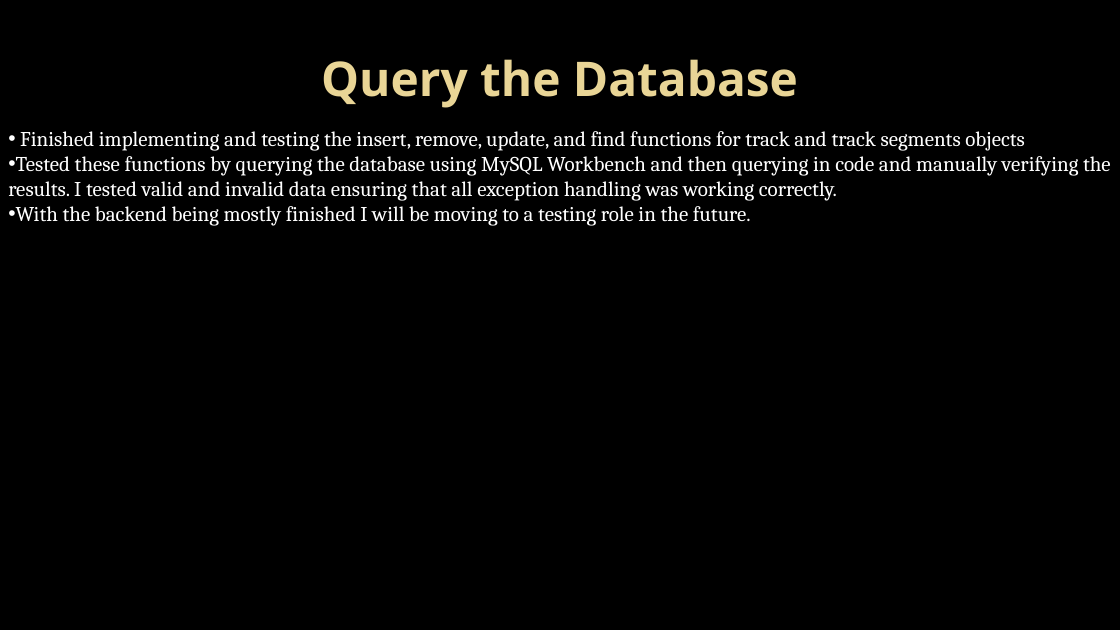
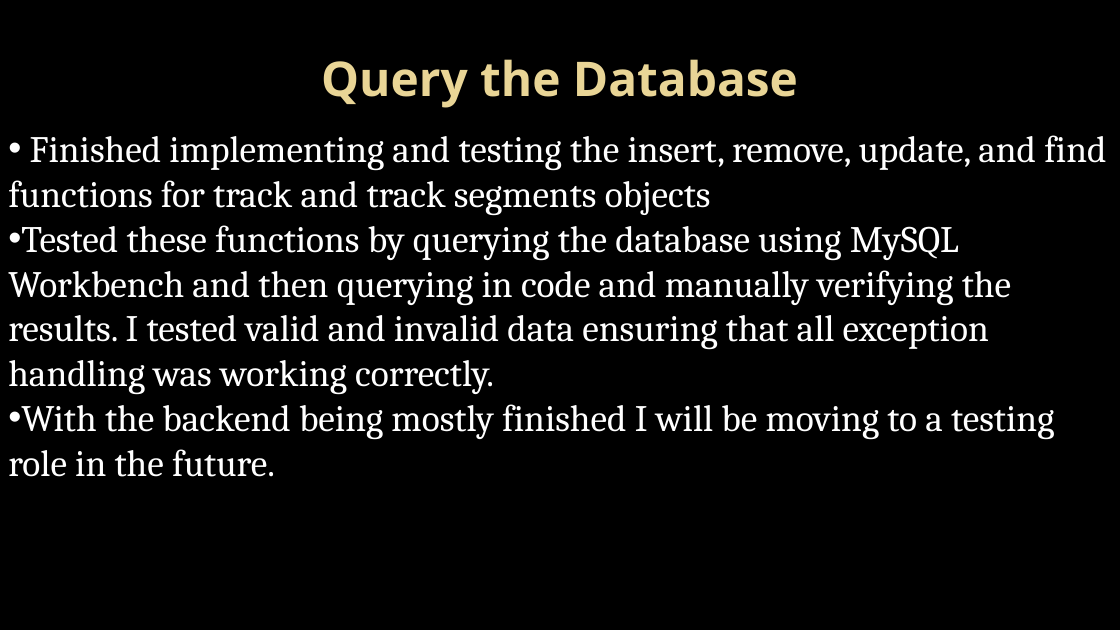
Before and after one commit to Topgun122104/SeniorProj, a slide deck: slide 6 of Documents/Presentations/Milestone 3 presentation.pptx. Drawn at 1120x630 pixels with LibreOffice and Linux fonts; fonts in the diff are those of the drawing; background and template pictures are left out. Boxes give left, top, right and bottom in pixels: in the first picture for what was removed or moved away, otherwise in the second. Text is boxed around its words. In the diff, an @@ line names an element or a change of style, - is before the commit and + after.

```diff
--- a/Documents/Presentations/Milestone 3 presentation.pptx
+++ b/Documents/Presentations/Milestone 3 presentation.pptx
@@ text "Finished implementing and testing the ..." at (x1=8, y1=135, x2=1106, y2=477): size 18 to 32 pt @@
```
Also in this commit, not shown: 3 other slides changed.
